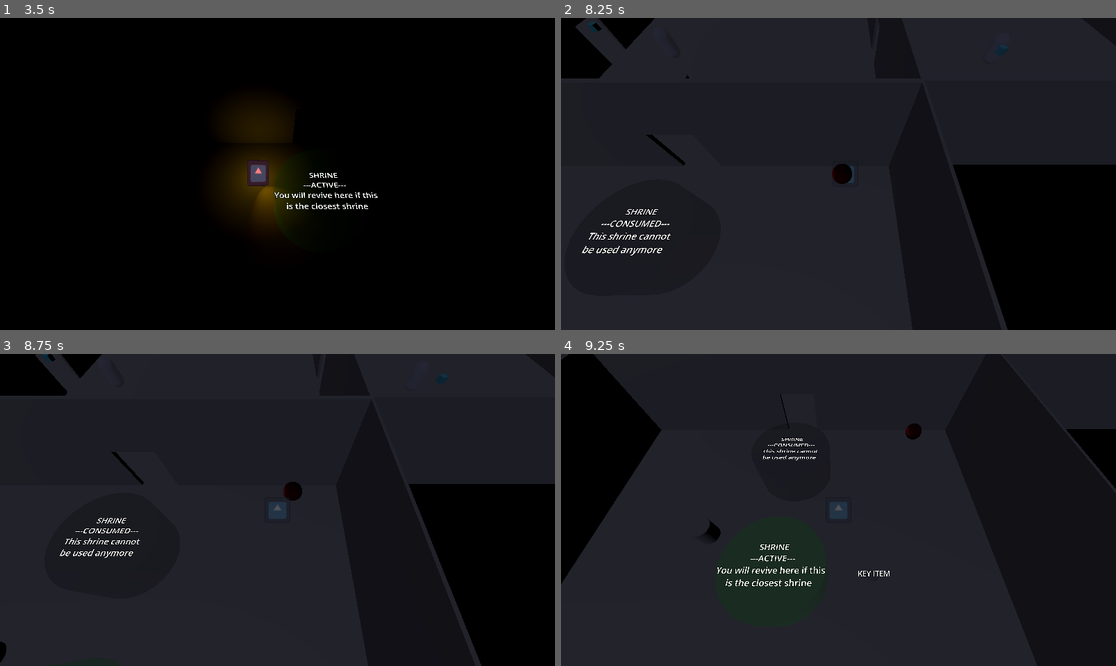
Above: before the commit, frames 1-4 (two rows, left to right).
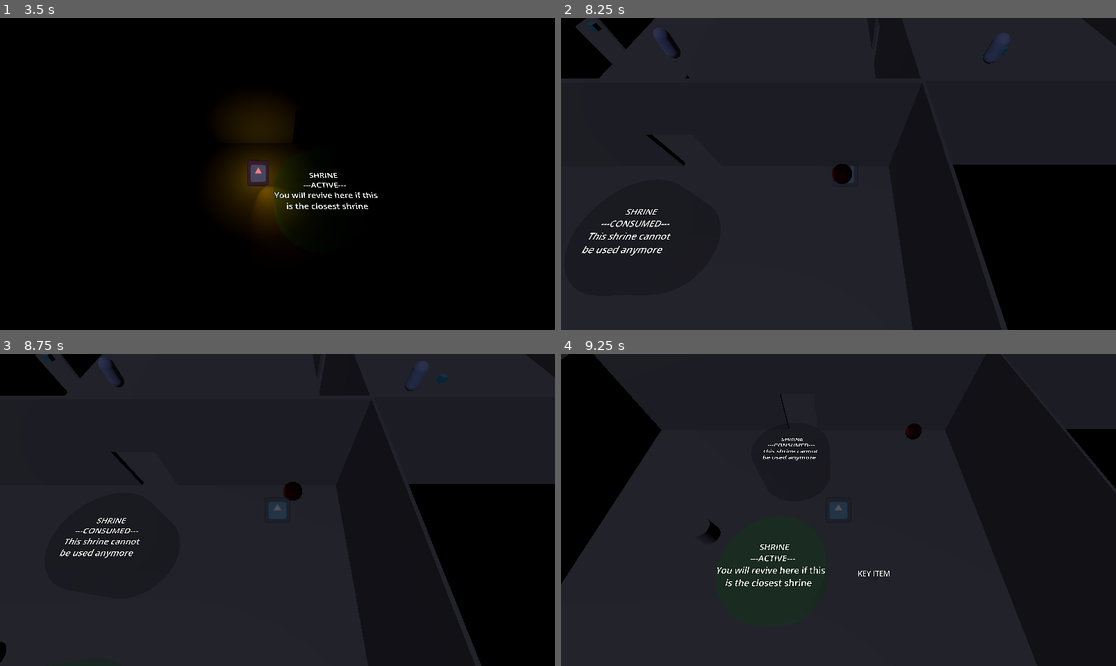
Above: after the commit, the same moments.

Repository: Rusty-Rat-Studios/dead-living-and-dying
Game: Godot game, scene res://game.tscn
The game is run twice, just before and just after one commit, with the same random seed, the same clock (stepped at 60 frames per second) and the same inputs. The engine's default icon, where the game draws it, is replaced by a stand-in: a white triangle on a blue panel in a dark square.
Inputs (mouse positions are in pixels of both pictures, inside the frame that each line leads up to):
- Up to frame 1 (3.5 s): click "START" at 0.5 s; tap Enter at 1.25 s; move the mouse to (249, 236) at 1.27 s; hold Up (ui_up) 1.28-2.78 s; tap E (interact) at 1.35, 2.85 s; tap Keypad Enter (ui_accept) at 1.52, 2.27 s; move the mouse to (444, 220) at 2.02 s; tap Tab at 2.1 s; move the mouse to (111, 127) at 2.77 s; hold Left (ui_left) from 2.78 s (still down)
- Up to frame 2 (8.25 s): move the mouse to (866, 174) at 3.52 s; tap Tab every 1.5 s from 3.6 to 8.1 s; tap Keypad Enter (ui_accept) at 3.77, 4.52, 5.27, 6.77, 7.52 s; move the mouse to (755, 96) at 4.27 s; release Left (ui_left) at 4.28 s; hold Down (ui_down) 4.28-5.03 s; tap E (interact) at 4.35, 5.85, 7.35 s; move the mouse to (960, 158) at 5.02 s; hold Right (ui_right) 5.03-5.78 s; move the mouse to (727, 189) at 5.77 s; hold Up (ui_up) 5.78-6.53 s; move the mouse to (894, 105) at 6.52 s; hold Right (ui_right) from 6.53 s (still down); move the mouse to (810, 236) at 7.27 s; move the mouse to (1005, 220) at 8.02 s
- Up to frame 3 (8.75 s): keep holding Right (ui_right); tap Keypad Enter (ui_accept) at 8.27 s
- Up to frame 4 (9.25 s): move the mouse to (672, 463) at 8.77 s; release Right (ui_right) at 8.78 s; hold Down (ui_down) from 8.78 s (still down); tap E (interact) at 8.85 s

Frame 1 is identical in both runs. In frame 2, 0.1% of the frame differs, in the area x 16-81%, y 3-15%; in frame 3, 0.1%; in frame 4, nothing differs.
Error before the commit: Invalid assignment of property or key 'text' with value of type 'String' on a base object of type 'null instance'. (res://game.gd:79)

Commit message:
Remove code related to removed hurtbox

Diff:
--- a/game.gd
+++ b/game.gd
@@ -67,7 +67,6 @@
 			player.light_omni.visible = true
 			player.light_spot.visible = true
 			light_directional.visible = false
-			$WorldGrid/RoomCenter/Hurtbox/Label3D.text = "HURTBOX\n\nCome here to\nget hurt ;_ ;"
 		"Dying":
 			player.light_omni.visible = true
 			player.light_spot.visible = true
@@ -76,7 +75,6 @@
 			player.light_omni.visible = false
 			player.light_spot.visible = false
 			light_directional.visible = true
-			$WorldGrid/RoomCenter/Hurtbox/Label3D.text = "HURTBOX\n\nDon't worry little ghost,\n\nHurtbox can't hurt you."
 
 	# TEMPORARY
 	update_ghost_visibility(state_name)
